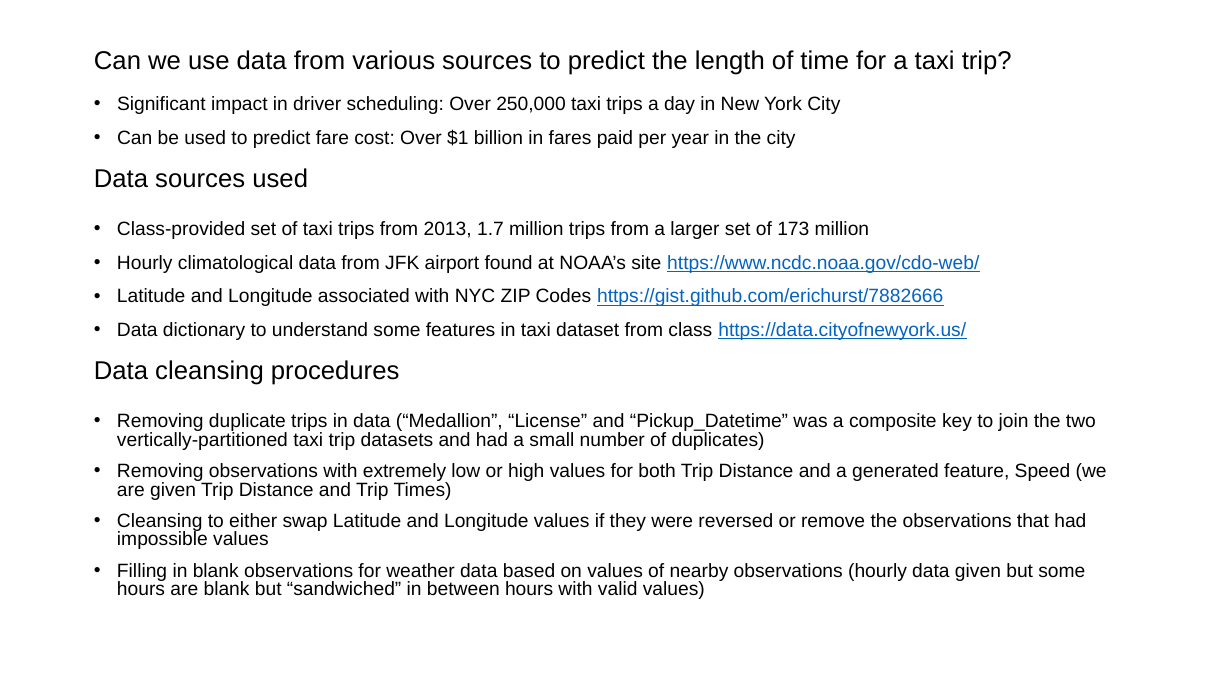
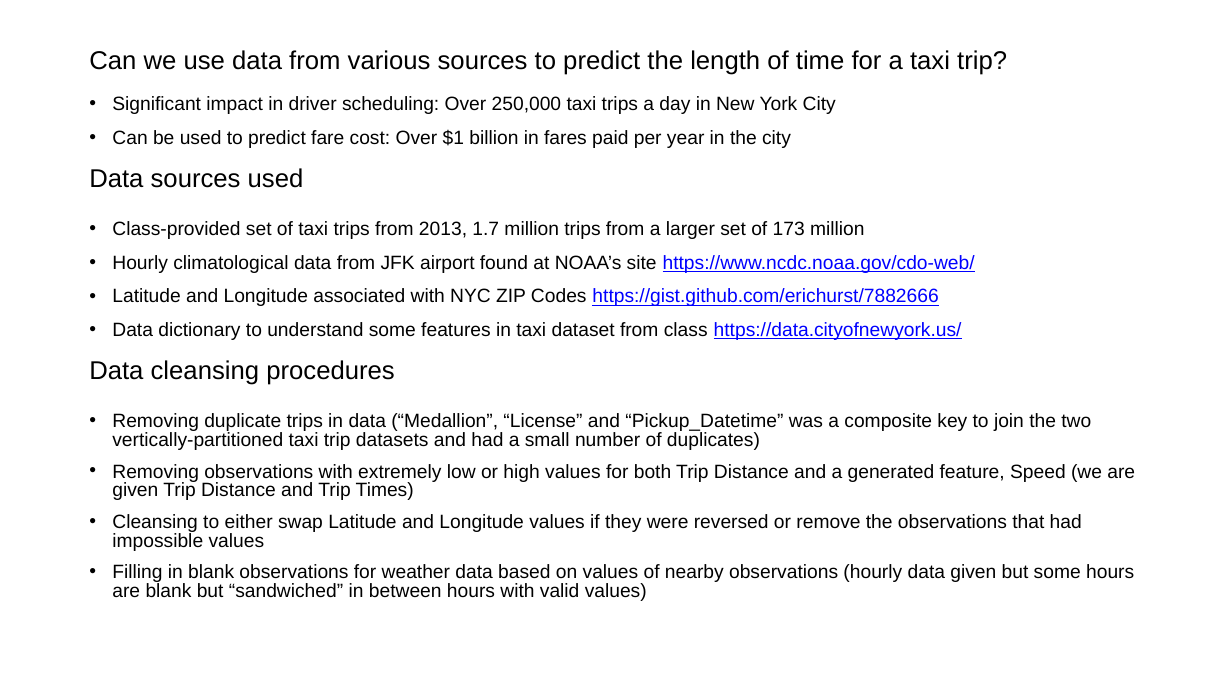
Before and after one commit to gregdevore/Data-Science-Capstone, a slide deck: slide 2 of Data Science Capstone Project Predicting NYC Taxi Trip.pptx. Drawn at 1232x693 pixels with LibreOffice and Linux fonts; fonts in the diff are those of the drawing. Boxes give left, top, right and bottom in pixels: in the first picture for what was removed or moved away, otherwise in the second. Text is boxed around its words. In the diff, an @@ line names an element or a change of style, - is before the commit and + after.

```diff
--- a/Data Science Capstone Project Predicting NYC Taxi Trip.pptx
+++ b/Data Science Capstone Project Predicting NYC Taxi Trip.pptx
@@ text at (x1=112, y1=255, x2=975, y2=340): text colour #0563C1 to #0000FF in "https://www.ncdc.noaa.gov/cdo-web/", "https://gist.github.com/erichurst/7882666", "https://data.cityofnewyork.us/" @@
@@ 3 texts, 1 title moved together from (x1=94, y1=50, x2=1012, y2=385) to (x1=89, y1=50, x2=1007, y2=385) @@
@@ text "Removing duplicate trips in data ..." at (x1=112, y1=413, x2=1135, y2=601): line spacing 0.8 to 0.81 @@
```
Also in this commit, not shown: 1 other slide changed, 1 slide added.
